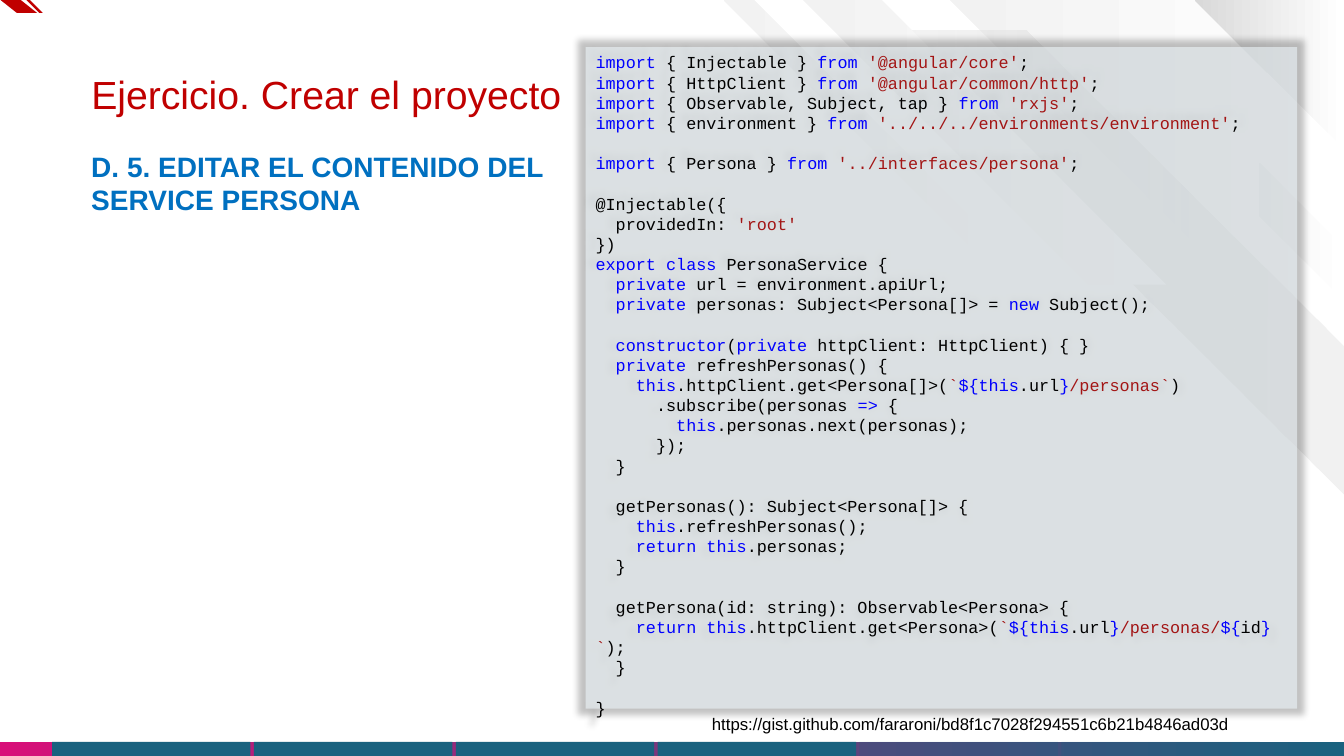
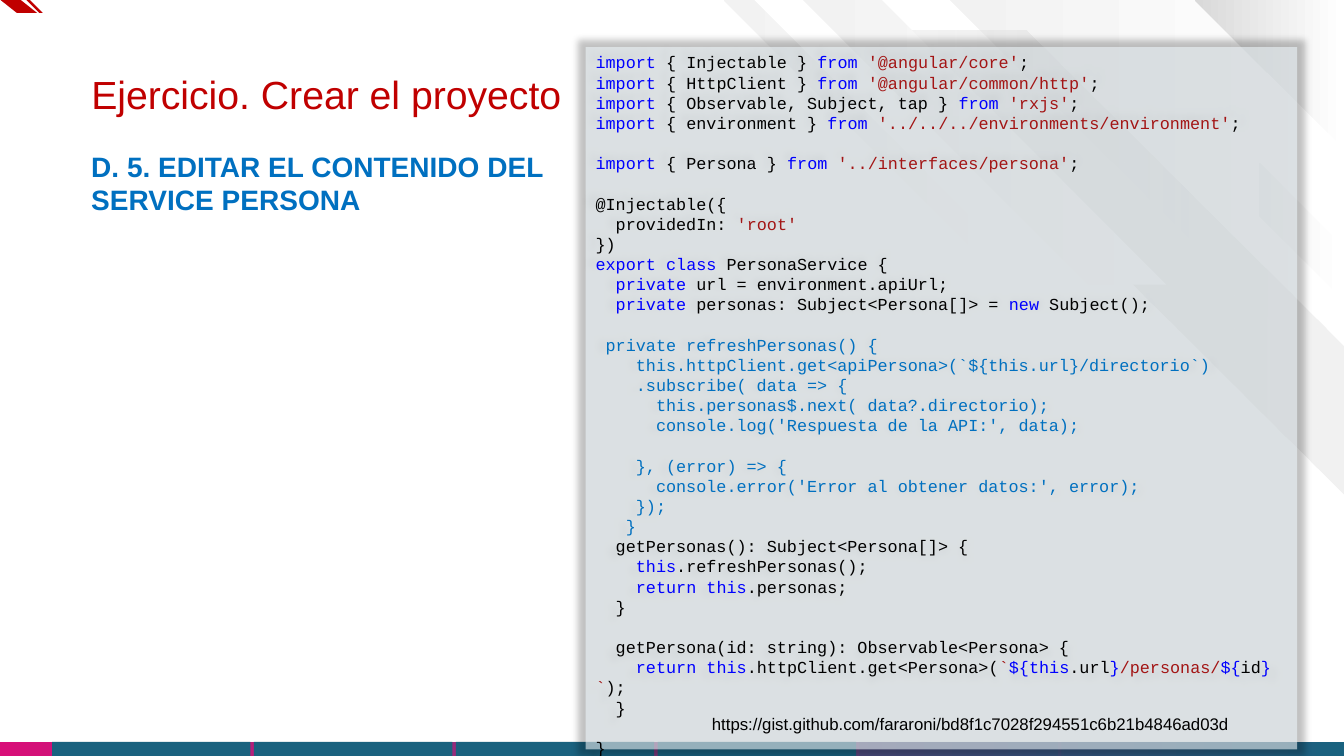
Before and after one commit to fararoni/curso.mean, a slide deck: slide 11 of Guía/MEAN Stack - Módulo 09. Front-End Dashboad.pptx. Drawn at 1344x756 pixels with LibreOffice and Linux fonts; fonts in the diff are those of the drawing; background and template pictures are left out. Boxes give left, top, right and bottom in pixels: in the first picture for what was removed or moved away, otherwise in the second. Text is boxed around its words. In the diff, an @@ line names an element or a change of style, - is before the commit and + after.

```diff
--- a/Guía/MEAN Stack - Módulo 09. Front-End Dashboad.pptx
+++ b/Guía/MEAN Stack - Módulo 09. Front-End Dashboad.pptx
@@ rectangle "import { Injectable } from ...": place and size @@
-rectangle "import { Injectable } from ..." at [586,47,1298,709]
+rectangle "import { Injectable } from ..." at [586,47,1298,750]
@@ text in rectangle at [606,339,857,355]: text colour #0000FF to #0070C0 in "private"; text colour #000000 to #0070C0 in "refreshPersonas() {", "});", "}" @@
@@ text in rectangle at [616,339,1049,355]: paragraph removed @@
-constructor(private httpClient: HttpClient) { }
@@ text in rectangle at [636,359,1210,496]: text changed; text colour #000000 to #0070C0 @@
-this.httpClient.get<Persona[]>(`${this.url}/personas`)
-.subscribe(personas => {
-this.personas.next(personas);
+this.httpClient.get<apiPersona>(`${this.url}/directorio`)
+.subscribe( data => {
+this.personas$.next( data?.directorio);
+console.log('Respuesta de la API:', data);
+}, (error) => {
+console.error('Error al obtener datos:', error);
```
Also in this commit, not shown: 1 other slide changed.
